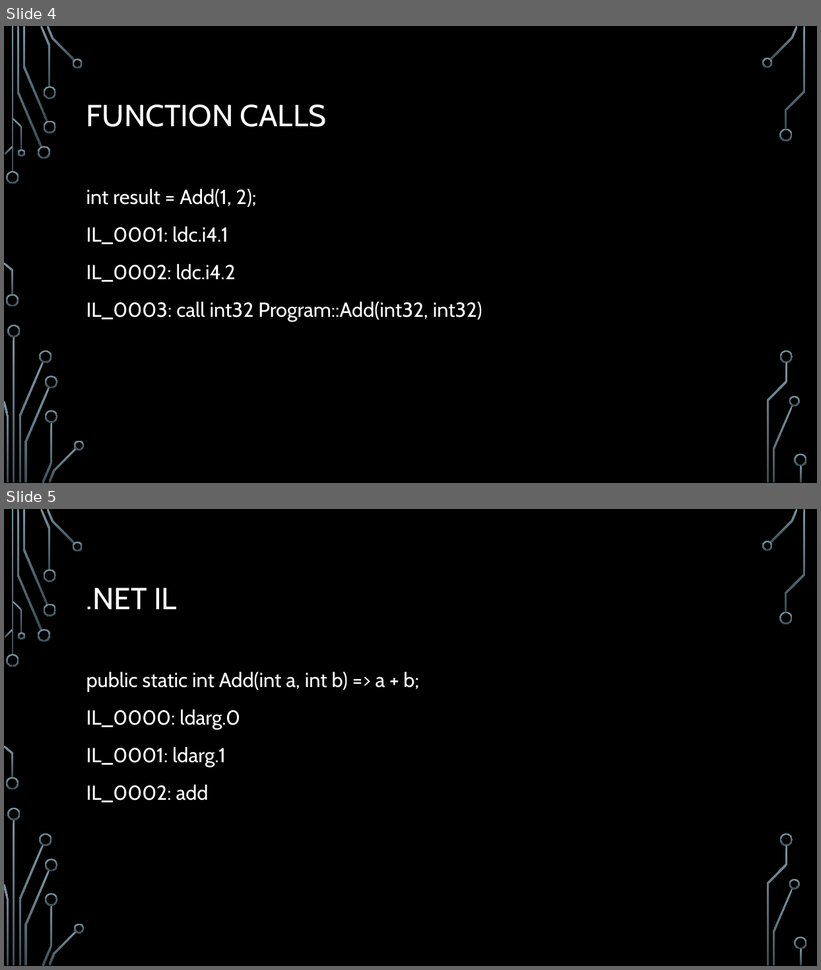
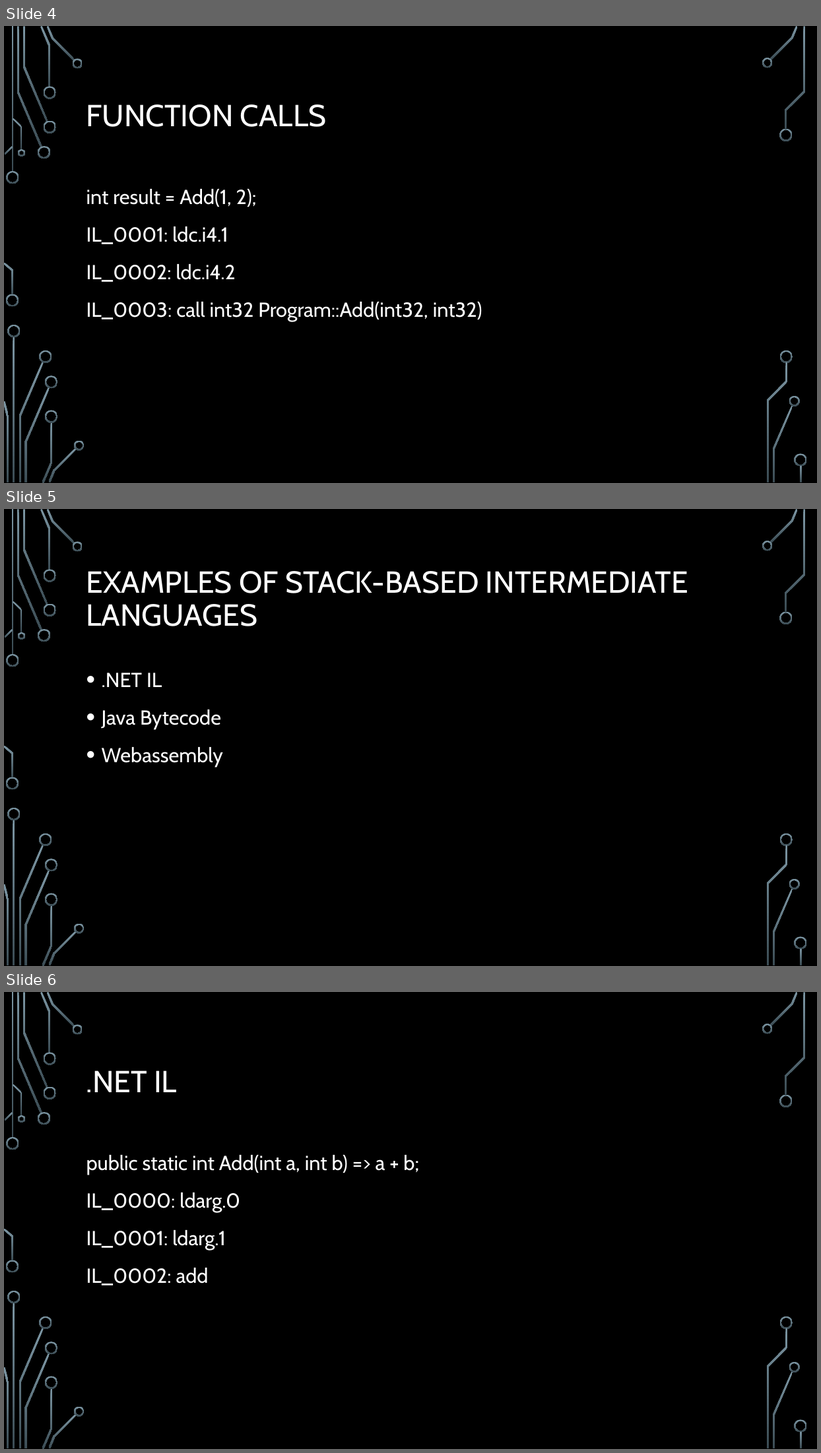
Before and after one commit to djohn833/forth-presentation, a slide deck: presentation/Intro to Forth.pptx. Shown one above the other, each under a label of ours: slides 4 and 5 before the commit, slides 4, 5 and 6 after it. The pictures are 821x970 and 821x1453 pixels, drawn with LibreOffice and Linux fonts; fonts in the diff are those of the drawing; background and template pictures are left out. Boxes give left, top, right and bottom in pixels: in the first picture for what was removed or moved away, otherwise in the second. Text is boxed around its words. In the diff, an @@ line names an element or a change of style, - is before the commit and + after.

```diff
--- a/presentation/Intro to Forth.pptx
+++ b/presentation/Intro to Forth.pptx
@@ slide 5 added at <box>4,509,817,966</box>, background picture (left out); not listed: 36 template elements that a slide beside it also shows @@
@@ title added at <box>86,571,688,626</box>, 36 pt, text #FFFFFF @@
+EXAMPLES OF STACK-BASED INTERMEDIATE LANGUAGES
@@ text added at <box>102,673,223,767</box>, 24 pt, text #FFFFFF @@
+• .NET IL
+• Java Bytecode
+• Webassembly
@@ what was slide 5 is now slide 6 @@
```
Also in this commit, not shown: 6 slides changed, 3 other files.
